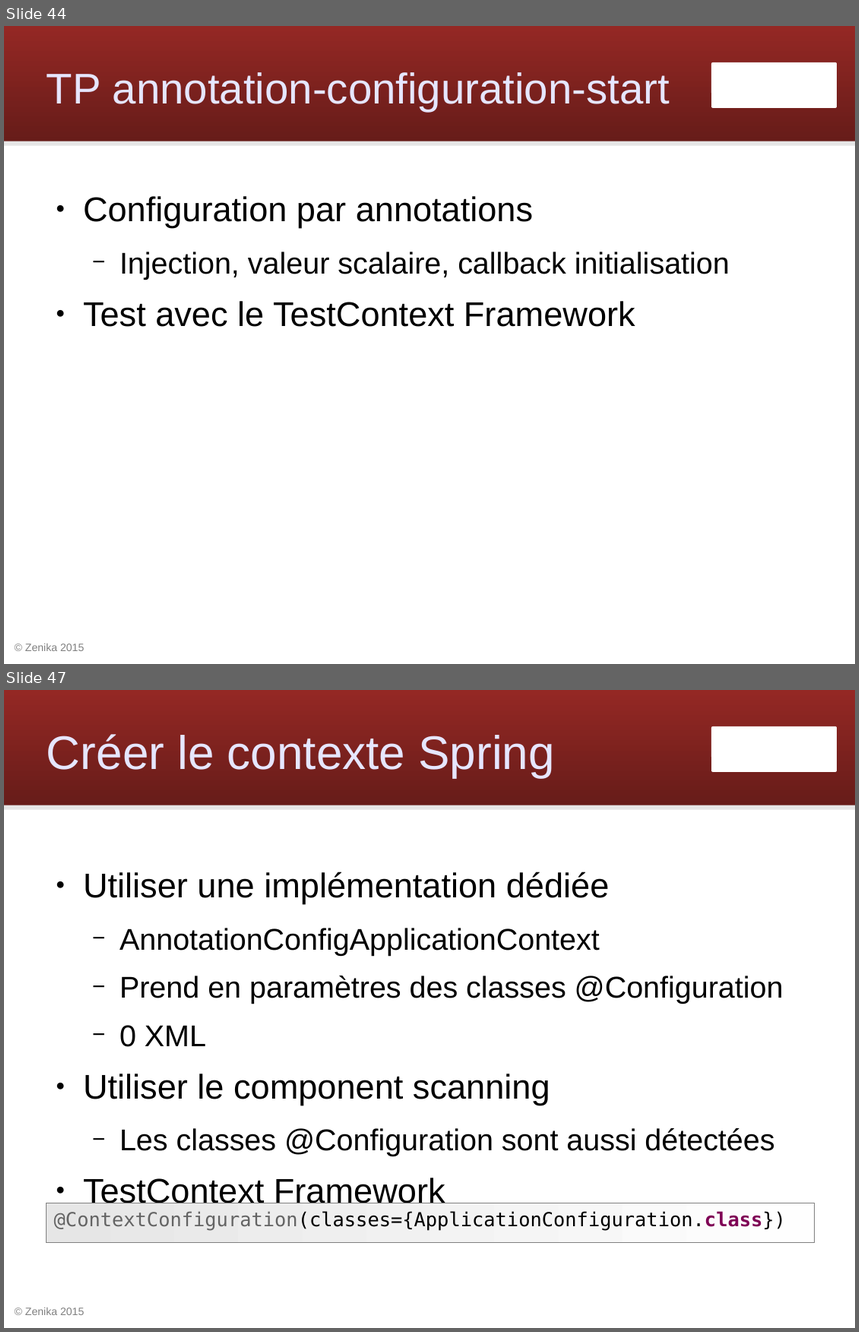
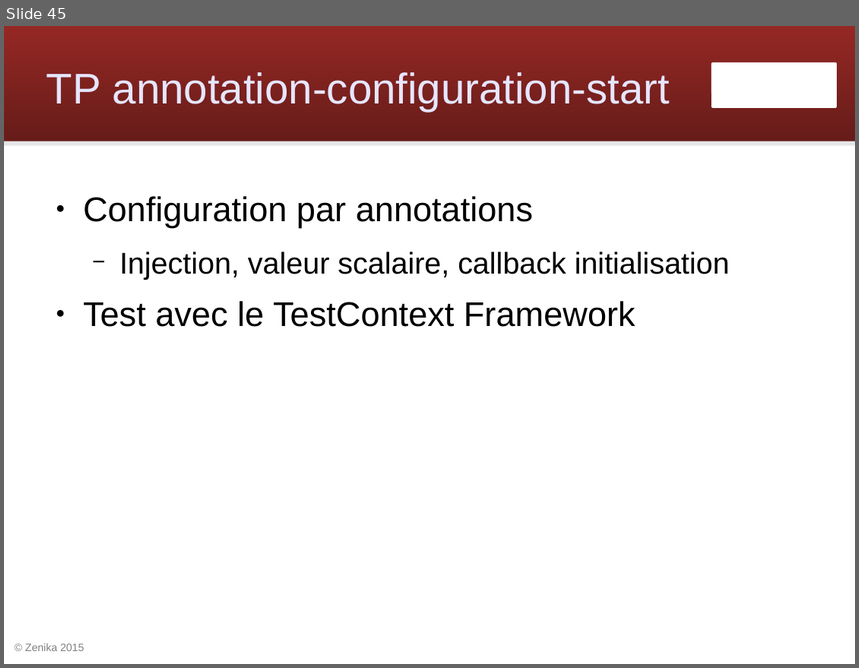
Before and after one commit to Zenika/workshop-spring-core, a slide deck: spring-workshop.odp. Shown one above the other, each under a label of ours: slides 44 and 47 before the commit, slide 45 after it; the slides between them are not shown. The pictures are 859x1332 and 859x668 pixels, drawn with LibreOffice and Linux fonts; fonts in the diff are those of the drawing; background and template pictures are left out. Boxes give left, top, right and bottom in pixels: in the first picture for what was removed or moved away, otherwise in the second. Text is boxed around its words. In the diff, an @@ line names an element or a change of style, - is before the commit and + after.

Commit message:
Utiliser config Java pour les annotations

```diff
--- a/spring-workshop.odp
+++ b/spring-workshop.odp
@@ slide 47 removed at box(4, 690, 855, 1328), background #FFFFFF; not listed: 4 template elements that a slide beside it also shows @@
@@ title removed at box(47, 734, 555, 777) @@
-Créer le contexte Spring
@@ text removed at box(83, 872, 784, 1204) @@
-● Utiliser une implémentation dédiée
-  − AnnotationConfigApplicationContext
-  − Prend en paramètres des classes @Configuration
-  − 0 XML
-● Utiliser le component scanning
-  − Les classes @Configuration sont aussi détectées
-● TestContext Framework
@@ rectangle removed at box(47, 1204, 815, 1243) @@
-@ContextConfiguration(classes={ApplicationConfiguration.class})
@@ what was slide 44 is now slide 45 @@
```
Also in this commit, not shown: 9 slides changed, 6 other slides removed, 10 other files.
